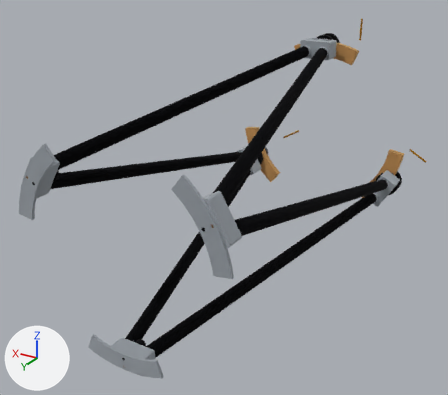
The glTF model goto-rebuild/out/truss_joints/joints_full.glb as it was, and as the next commit left it.
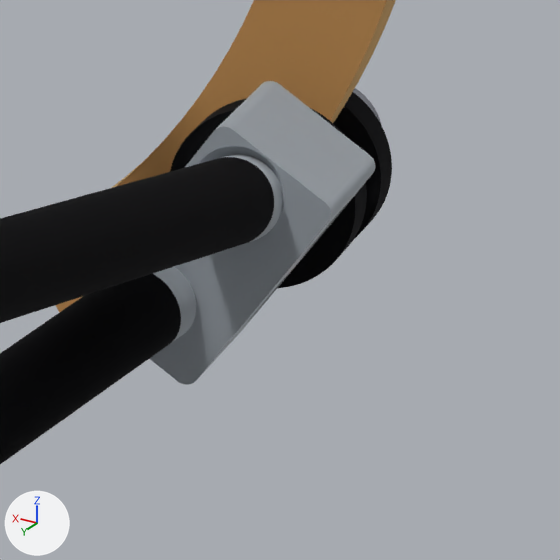
The first picture shows the older version from a 50 mm camera at (-718.0, 1649.0, 580.0) aimed at (87.0, 308.0, -90.0). The close-ups show the older and then the newer version on the part from 79% to 94% of the width and 41% to 58% of the height of that picture. Only the edits that show in the close-ups are written down. The lights are fixed; the arrows at lower left show +X, +Y and +Z. Where no turn or scale is listed for an object, it has been applied to the vertices.

The first close-up shows 'box_ring_210', 'plug_150_1', 'plug_270_-1', 'pole_150_1', 'pole_270_-1', 'socket_210', 'stub_collars_210' and 1 more.
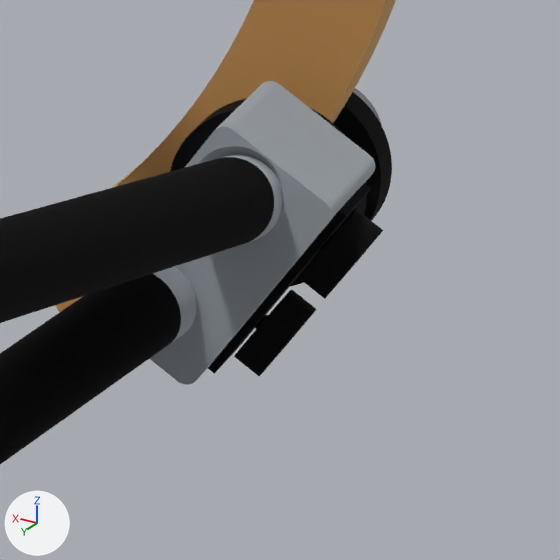
Edits to the scene script, one JSON object a line:
```json
{"op": "add", "block": "me_gib_clamps_210", "code": ["me_gib_clamps_210 = bpy.data.meshes.new('gib_clamps_210')", "me_gib_clamps_210.from_pydata(...)  # 1574 vertices, 3144 faces; spans x -287.6..-216.3, y -103.8..-72.0, z -186.9..-108.6", "me_gib_clamps_210.materials.append(mat_mat_1)  # black #262629"]}
{"op": "add", "block": "ob_gib_clamps_210", "code": ["ob_gib_clamps_210 = bpy.data.objects.new('gib_clamps_210', me_gib_clamps_210)", "ob_gib_clamps_210.location = (0.0, 0.0, 0.0)"]}
```

What differs and where, as boxes (x1, y1, x2, y2) in the close-ups (560 x 560 px):
```json
{"object": "gib_clamps_210", "change": "added", "after": [208, 183, 383, 376], "on screen": "black"}
```
